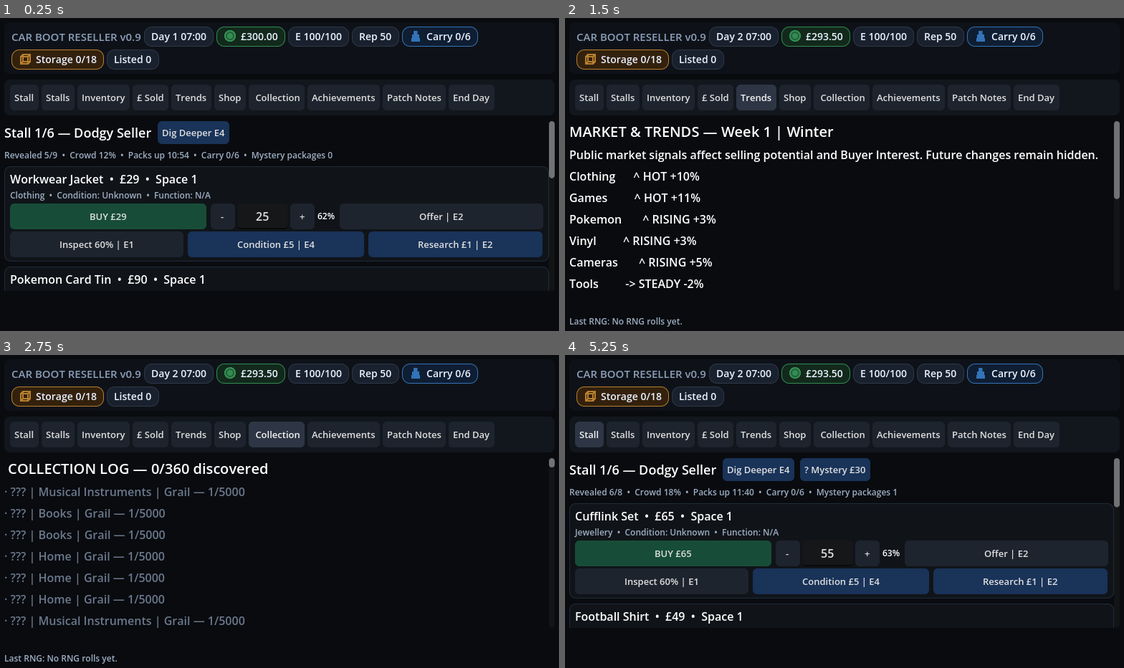
Above: before the commit, frames 1-4 (two rows, left to right).
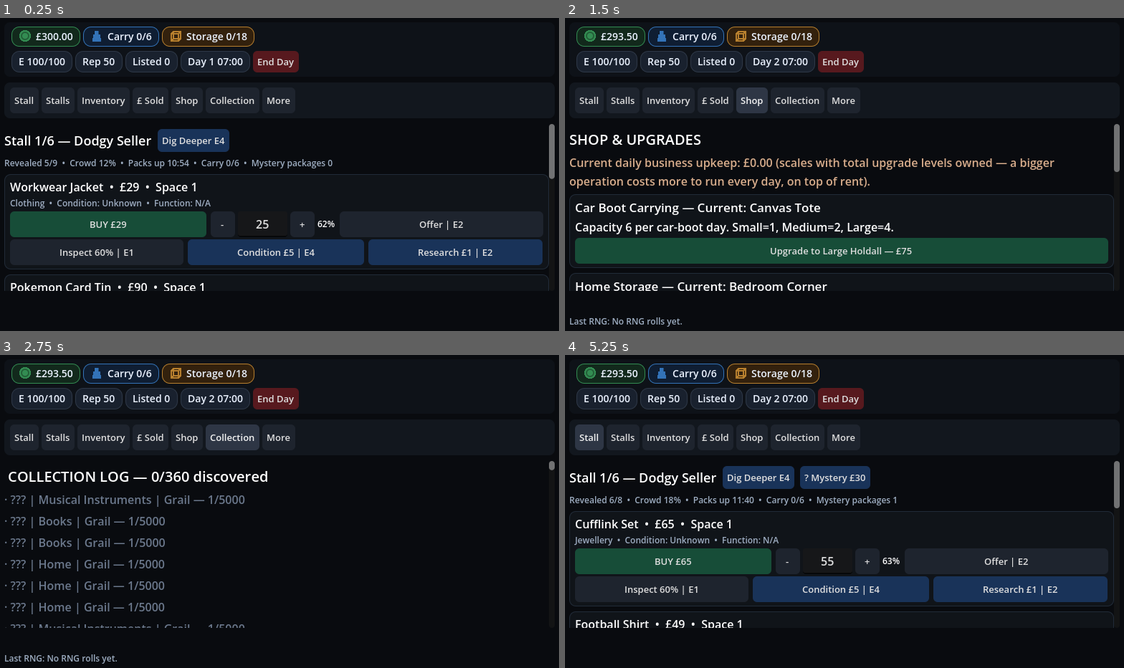
Above: after the commit, the same moments.

Repository: wmilburn1997-ai/car-boot-reseller
Game: Godot game, scene res://Main.tscn
Two runs of this game, one before a commit and one after it. Both use one fixed random seed, a clock stepped at 60 frames per second and the inputs below.
Inputs (mouse positions are in pixels of both pictures, inside the frame that each line leads up to):
- Up to frame 1 (0.25 s): no input
- Up to frame 2 (1.5 s): click "End Day" at 0.5 s; click (755, 96) at 1.25 s, where only the run before the commit has a clickable "Trends"
- Up to frame 3 (2.75 s): click "Collection" at 2 s
- Up to frame 4 (5.25 s): click (905, 433) at 2.75 s, where only the run before the commit has a clickable "Achievements"; click (844, 436) at 3.5 s, where only the run after the commit has a clickable "More"; click "Patch Notes" at 4.25 s; click "Stall" at 5 s

The runs differ from the first frame. In frame 1, 19% of the frame differs, in the area x 0-100%, y 2-88%; in frame 2, 22%; in frame 3, 12%; in frame 4, 19%.

Commit message:
Add banner, restructure header/nav layout

Diff:
--- a/main.gd
+++ b/main.gd
@@ -321,23 +321,31 @@
     header_row.add_theme_stylebox_override("panel", header_style)
     root_vbox.add_child(header_row)
 
-    var header_box = HFlowContainer.new()
-    header_box.add_theme_constant_override("separation", 16)
-    header_row.add_child(header_box)
-
-    var game_title = Label.new()
-    game_title.text = "CAR BOOT RESELLER v0.9"
-    game_title.add_theme_font_size_override("font_size", 15)
-    game_title.add_theme_color_override("font_color", Color(0.55,0.62,0.72,1.0))
-    header_box.add_child(game_title)
-
-    add_stat_chip(header_box, "day", "In-game day and current time. The car boot closes at 12:00.")
-    add_stat_chip(header_box, "cash", "Cash on hand. Staying negative accrues daily overdraft interest, and 4 consecutive days in the red ends the run.")
-    add_stat_chip(header_box, "energy", "Energy left today. Most actions cost some; it refills to 100 at the start of each day.")
-    add_stat_chip(header_box, "rep", "Reputation. Clean sales raise it, returns lower it. Higher reputation nudges Buyer Interest up slightly.")
-    add_stat_chip(header_box, "carry", "Space used in your car-boot bag today vs its capacity. Upgrade capacity in the Shop.")
-    add_stat_chip(header_box, "storage", "Space used in home storage vs its capacity. Upgrade capacity in the Shop.")
-    add_stat_chip(header_box, "listed", "Number of items you currently have listed for sale.")
+    var header_vbox = VBoxContainer.new()
+    header_vbox.add_theme_constant_override("separation", 6)
+    header_row.add_child(header_vbox)
+
+    var primary_row = HFlowContainer.new()
+    primary_row.add_theme_constant_override("separation", 10)
+    header_vbox.add_child(primary_row)
+    add_stat_chip(primary_row, "cash", "Cash on hand. Staying negative accrues daily overdraft interest, and 4 consecutive days in the red ends the run.")
+    add_stat_chip(primary_row, "carry", "Space used in your car-boot bag today vs its capacity. Upgrade capacity in the Shop.")
+    add_stat_chip(primary_row, "storage", "Space used in home storage vs its capacity. Upgrade capacity in the Shop.")
+
+    var secondary_row = HFlowContainer.new()
+    secondary_row.add_theme_constant_override("separation", 8)
+    header_vbox.add_child(secondary_row)
+    add_stat_chip(secondary_row, "energy", "Energy left today. Most actions cost some; it refills to 100 at the start of each day.")
+    add_stat_chip(secondary_row, "rep", "Reputation. Clean sales raise it, returns lower it. Higher reputation nudges Buyer Interest up slightly.")
+    add_stat_chip(secondary_row, "listed", "Number of items you currently have listed for sale.")
+    add_stat_chip(secondary_row, "day", "In-game day and current time. The car boot closes at 12:00.")
+    var end_day_button = Button.new()
+    end_day_button.text = "End Day"
+    end_day_button.tooltip_text = "End the day, resolve pending sales, and start fresh tomorrow."
+    style_button(end_day_button, "danger")
+    end_day_button.custom_minimum_size.y = 30
+    end_day_button.pressed.connect(end_day)
+    secondary_row.add_child(end_day_button)
 
     var nav_panel = PanelContainer.new()
     var nav_style = StyleBoxFlat.new()
@@ -360,12 +368,9 @@
     add_nav_button(nav, "Stalls", Callable(self, "show_stall_list"))
     add_nav_button(nav, "Inventory", Callable(self, "show_inventory"))
     add_nav_button(nav, "£ Sold", Callable(self, "show_sold_history"))
-    add_nav_button(nav, "Trends", Callable(self, "show_trends"))
     add_nav_button(nav, "Shop", Callable(self, "show_shop"))
-    add_nav_button(nav, " Collection", Callable(self, "show_collection_log"))
-    add_nav_button(nav, "Achievements", Callable(self, "show_achievements"))
-    add_nav_button(nav, "Patch Notes", Callable(self, "show_patch_notes"))
-    add_nav_button(nav, "End Day", Callable(self, "end_day"))
+    add_nav_button(nav, "Collection", Callable(self, "show_collection_log"))
+    add_nav_button(nav, "More", Callable(self, "show_more_menu"))
 
     page_scroll = ScrollContainer.new()
     page_scroll.size_flags_vertical = Control.SIZE_EXPAND_FILL
@@ -373,10 +378,24 @@
     root_vbox.add_child(page_scroll)
     remember_scroll(page_scroll)
 
+    var page_content = VBoxContainer.new()
+    page_content.size_flags_horizontal = Control.SIZE_EXPAND_FILL
+    page_content.add_theme_constant_override("separation", 7)
+    page_scroll.add_child(page_content)
+
+    var banner_tex = load("res://banner.png")
+    if banner_tex != null:
+        var banner_rect = TextureRect.new()
+        banner_rect.texture = banner_tex
+        banner_rect.expand_mode = TextureRect.EXPAND_FIT_WIDTH_PROPORTIONAL
+        banner_rect.stretch_mode = TextureRect.STRETCH_SCALE
+        banner_rect.size_flags_horizontal = Control.SIZE_EXPAND_FILL
+        page_content.add_child(banner_rect)
+
     body = VBoxContainer.new()
     body.size_flags_horizontal = Control.SIZE_EXPAND_FILL
     body.add_theme_constant_override("separation", 7)
-    page_scroll.add_child(body)
+    page_content.add_child(body)
 
     status_label = Label.new()
     status_label.autowrap_mode = TextServer.AUTOWRAP_WORD_SMART
@@ -392,6 +411,22 @@
     footer_label.add_theme_color_override("font_color", Color(0.62,0.68,0.76,1.0))
     root_vbox.add_child(footer_label)
     update_header()
+
+func show_more_menu():
+    current_screen_name = "show_more_menu"
+    clear_body()
+    update_header()
+    var title = Label.new()
+    title.add_theme_font_size_override("font_size", 20)
+    title.text = "MORE"
+    body.add_child(title)
+    var more_row = HFlowContainer.new()
+    more_row.add_theme_constant_override("separation", 8)
+    body.add_child(more_row)
+    add_nav_button(more_row, "Trends", Callable(self, "show_trends"))
+    add_nav_button(more_row, "Achievements", Callable(self, "show_achievements"))
+    add_nav_button(more_row, "Patch Notes", Callable(self, "show_patch_notes"))
+    footer_label.text = ""
 
 func make_icon(kind, color):
     var icon = Control.new()
Binary file added: banner.png
Not shown, changed: docs/index.html
Not shown, changed: docs/index.pck
